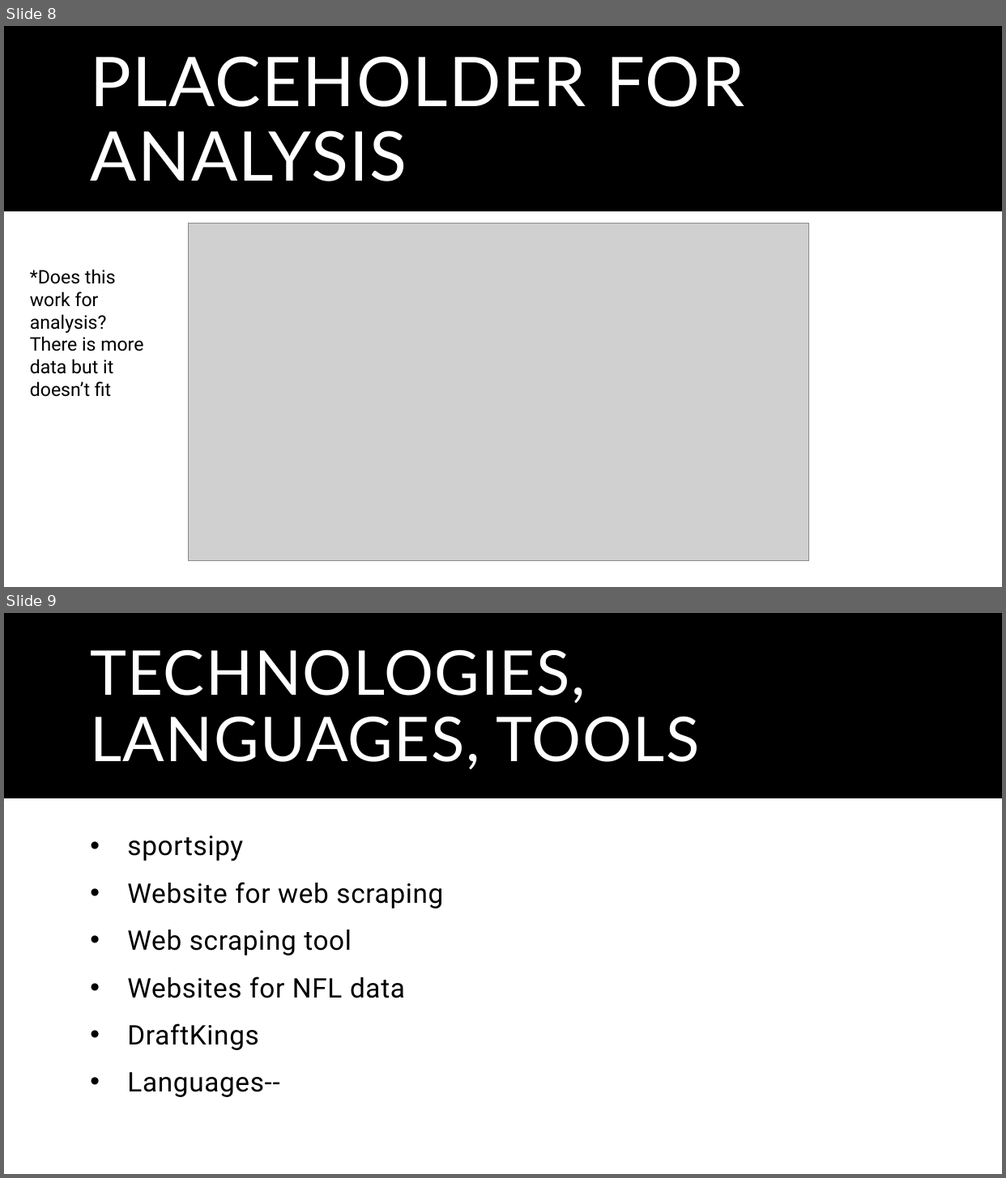
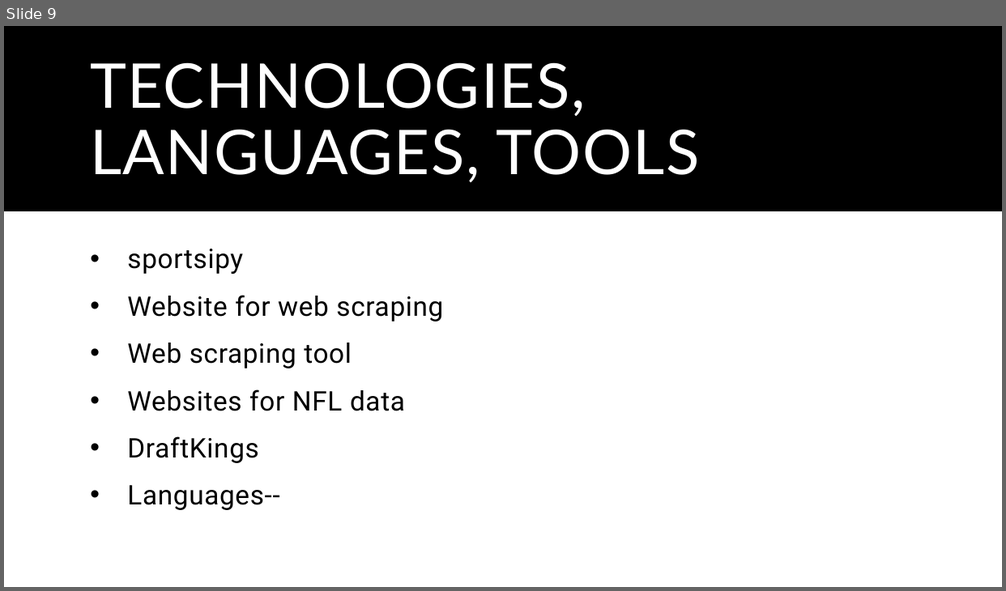
Before and after one commit to sbull32/team_cautious_waffle, a slide deck: Resources/Final.Presentation.pptx. Shown one above the other, each under a label of ours: slides 8 and 9 before the commit, slide 9 after it. The pictures are 1006x1178 and 1006x591 pixels, drawn with LibreOffice and Linux fonts; fonts in the diff are those of the drawing; grey boxes stand for pictures. Boxes give left, top, right and bottom in pixels: in the first picture for what was removed or moved away, otherwise in the second. Text is boxed around its words. In the diff, an @@ line names an element or a change of style, - is before the commit and + after.

Commit message:
added data table

```diff
--- a/Resources/Final.Presentation.pptx
+++ b/Resources/Final.Presentation.pptx
@@ slide 8 removed at box(4, 26, 1002, 587), background #FFFFFF; not listed: 1 template element that a slide beside it also shows @@
@@ title removed at box(90, 56, 744, 182) @@
-PLACEHOLDER FOR ANALYSIS
@@ picture removed at box(189, 223, 809, 561) @@
@@ text removed at box(30, 269, 143, 397) @@
-*Does this work for analysis? There is more data but it doesn’t fit
```
Also in this commit, not shown: 1 slide changed, 1 slide added.
